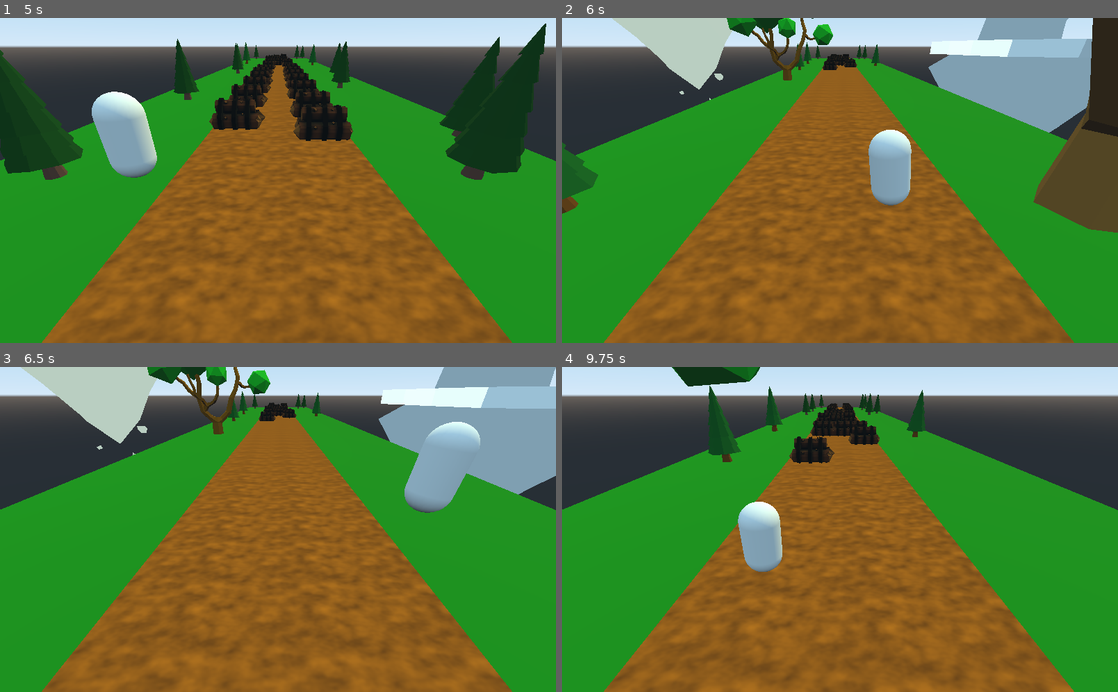
Above: before the commit, frames 1-4 (two rows, left to right).
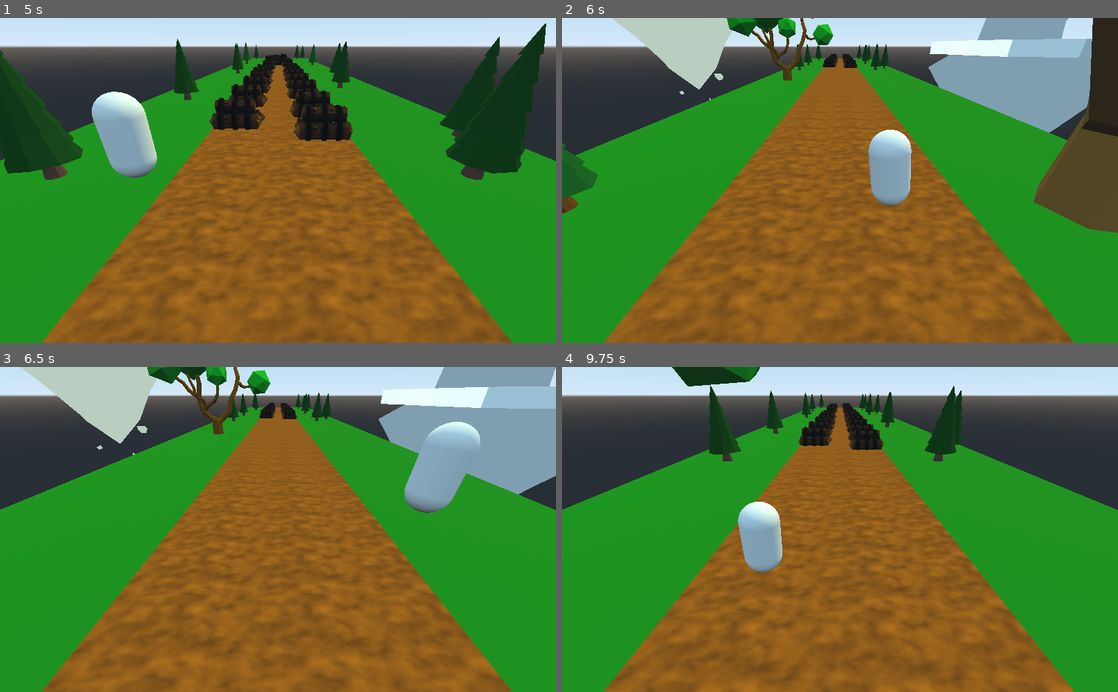
Above: after the commit, the same moments.

Repository: ItsMeLukeboi/Godot_Infinite_Runner
Game: Godot game, scene res://Main.tscn
Two runs of this game, one before a commit and one after it. Both use one fixed random seed, a clock stepped at 60 frames per second and the inputs below.
Inputs:
- Up to frame 1 (5 s): hold D (move_right) 0.53-1.28 s; tap Space (jump) at 0.77, 1.52, 3.02, 3.77, 4.52 s; hold A (move_left) 1.28-2.03 s; hold D (move_right) 2.03-3.53 s; hold A (move_left) from 3.53 s (still down)
- Up to frame 2 (6 s): release A (move_left) at 5.78 s; hold D (move_right) from 5.78 s (still down)
- Up to frame 3 (6.5 s): keep holding D (move_right); tap Space (jump) at 6.02 s
- Up to frame 4 (9.75 s): tap Space (jump) at 6.77, 7.52, 9.02 s; release D (move_right) at 8.03 s; hold A (move_left) 8.03-9.53 s; hold D (move_right) from 9.53 s (still down)

Frame 1 is identical in both runs. In frame 2, 0.3% of the frame differs, in the area x 42-59%, y 7-17%; in frame 3, 0.3%; in frame 4, 2.5%, in the area x 26-72%, y 5-30%.

Commit message:
koomenttiiiiiiiiii

Diff:
--- a/Main.gd
+++ b/Main.gd
@@ -21,16 +21,33 @@
 
 	for i in range(initial_roadcount):
 		var road = make_random_road()
-		road.translation.z = -(i+1) * 50
+		road.translation.z = -(i+1) * RoadBase.LENGTH
 		add_child(road)
 
 
 func _physics_process(delta):
+
+
+
+	if player.translation.z < -RoadBase.LENGTH:
+		player.translation.z +=RoadBase.LENGTH
+
+		for child in get_children():
+			var road = child as RoadBase
+			if road:
+				road.translation.z += RoadBase.LENGTH
+				if road.translation.z > RoadBase.LENGTH:
+					road.queue_free()
+
+		var new_road := make_random_road()
+		new_road.translation.z = - initial_roadcount * RoadBase.LENGTH
+		add_child(new_road)
+
 	camera_pivot.translation = player.translation
 	camera_pivot.translation.y = 0
 	camera_pivot.translation.x = 0
 
-func make_random_road():
+func make_random_road() -> RoadBase:
 	var road_scene = road_scenes[randi() % road_scenes.size()]
 	var road = road_scene.instance()
 	return road
--- /dev/null
+++ b/RoadBase.gd
@@ -0,0 +1,3 @@
+class_name RoadBase
+extends Spatial
+const LENGTH: float = 50.0
--- a/RoadBase.tscn
+++ b/RoadBase.tscn
@@ -1,4 +1,6 @@
-[gd_scene load_steps=9 format=2]
+[gd_scene load_steps=10 format=2]
+
+[ext_resource path="res://RoadBase.gd" type="Script" id=1]
 
 [sub_resource type="SpatialMaterial" id=1]
 albedo_color = Color( 0.0745098, 0.533333, 0.0705882, 1 )
@@ -29,6 +31,7 @@
 data = PoolVector3Array( -4, 0.6, 25, 4, 0.6, 25, -4, -0.6, 25, 4, 0.6, 25, 4, -0.6, 25, -4, -0.6, 25, 4, 0.6, -25, -4, …(392 unchanged characters)…
 
 [node name="RoadBase" type="Spatial"]
+script = ExtResource( 1 )
 
 [node name="Grass" type="MeshInstance" parent="."]
 transform = Transform( 1, 0, 0, 0, 1, 0, 0, 0, 1, 0, 0, -25 )
--- a/project.godot
+++ b/project.godot
@@ -7,6 +7,16 @@
 ;   param=value ; assign values to parameters
 
 config_version=4
+
+_global_script_classes=[ {
+"base": "Spatial",
+"class": "RoadBase",
+"language": "GDScript",
+"path": "res://RoadBase.gd"
+} ]
+_global_script_class_icons={
+"RoadBase": ""
+}
 
 [application]
 
